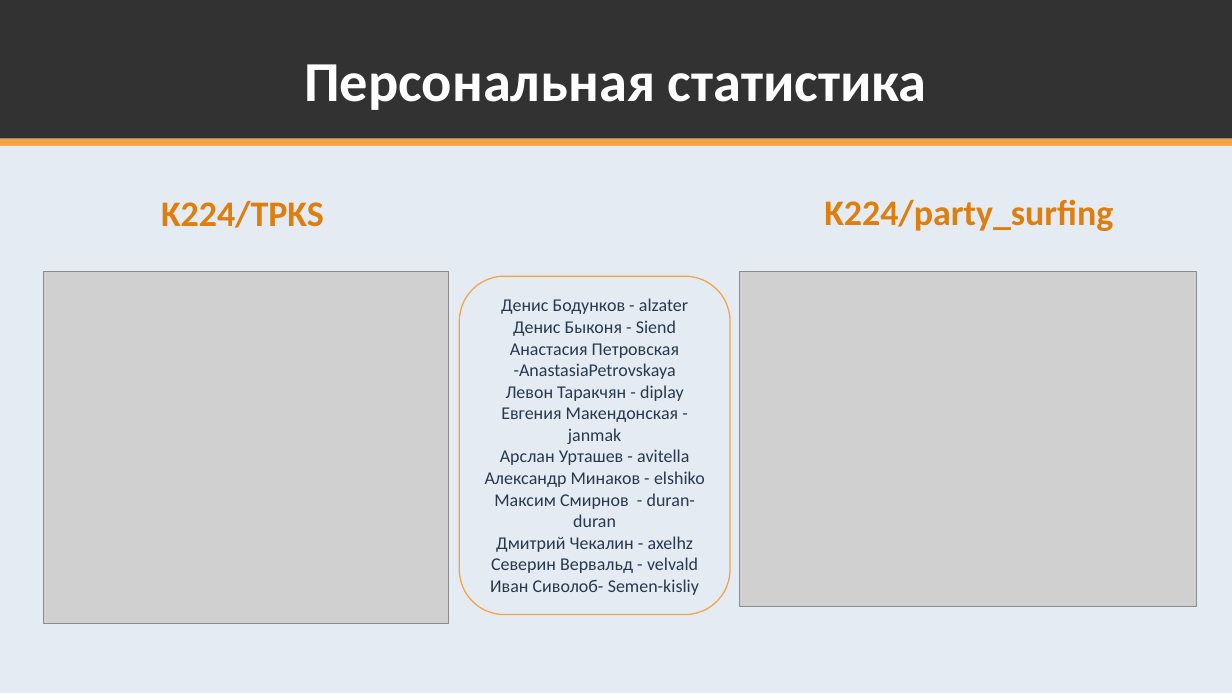
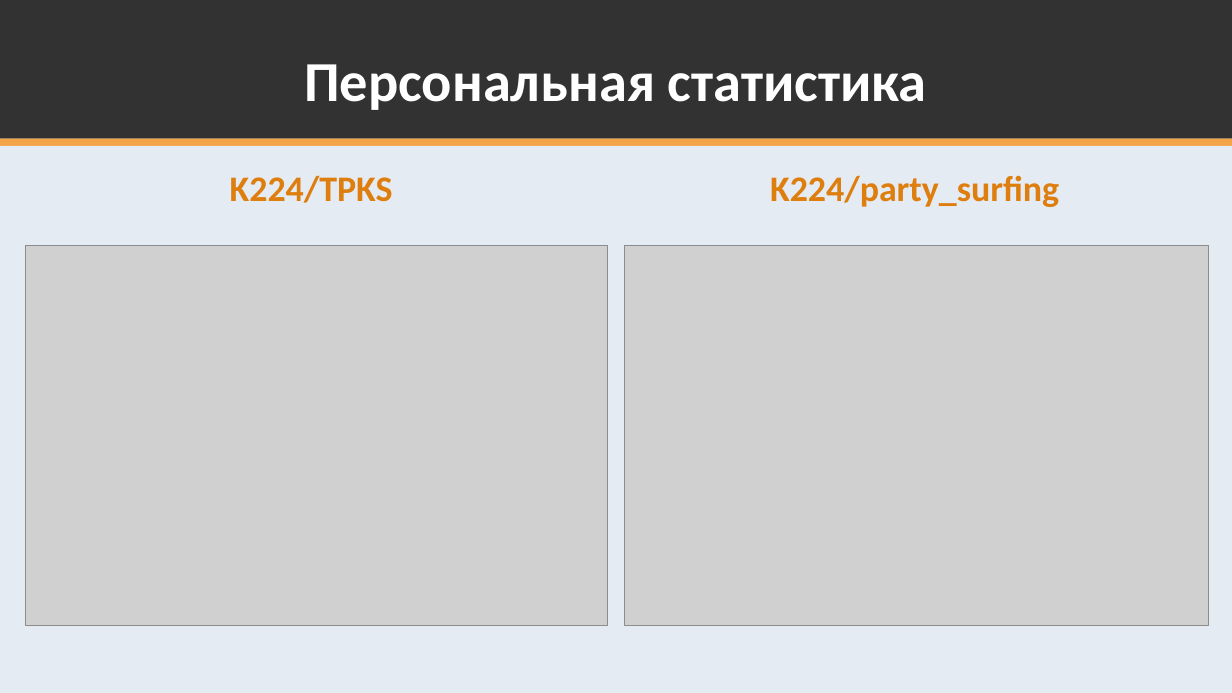
Before and after one commit to K224/TPKS, a slide deck: slide 20 of k224-docs/Presentazia_21_relis.pptx (slide 18 before the commit). Drawn at 1232x693 pixels with LibreOffice and Linux fonts; fonts in the diff are those of the drawing; grey boxes stand for pictures. Boxes give left, top, right and bottom in pixels: in the first picture for what was removed or moved away, otherwise in the second. Text is boxed around its words. In the diff, an @@ line names an element or a change of style, - is before the commit and + after.

```diff
--- a/k224-docs/Presentazia_21_relis.pptx
+++ b/k224-docs/Presentazia_21_relis.pptx
@@ text "K224/TPKS": place and size @@
-text "K224/TPKS" at <box>161,200,324,228</box>
+text "K224/TPKS" at <box>230,175,393,203</box>
@@ text "K224/party_surfing": place and size @@
-text "K224/party_surfing" at <box>824,199,1113,231</box>
+text "K224/party_surfing" at <box>770,175,1059,207</box>
@@ picture: place and size @@
-picture at <box>43,272,449,624</box>
+picture at <box>25,245,607,626</box>
@@ picture: place and size @@
-picture at <box>739,272,1197,607</box>
+picture at <box>625,245,1208,626</box>
@@ rounded rectangle removed at <box>459,276,730,615</box> @@
-Денис Бодунков - alzater
-Денис Быконя - Siend
-Анастасия Петровская -AnastasiaPetrovskaya
-Левон Таракчян - diplay
-Евгения Макендонская - janmak
-Арслан Урташев - avitella
-Александр Минаков - elshiko
-Максим Смирнов - duran-duran
-Дмитрий Чекалин - axelhz
-Северин Вервальд - velvald
-Иван Сиволоб- Semen-kisliy
```
Also in this commit, not shown: 11 other slides changed, 4 slides added, 2 slides removed.
